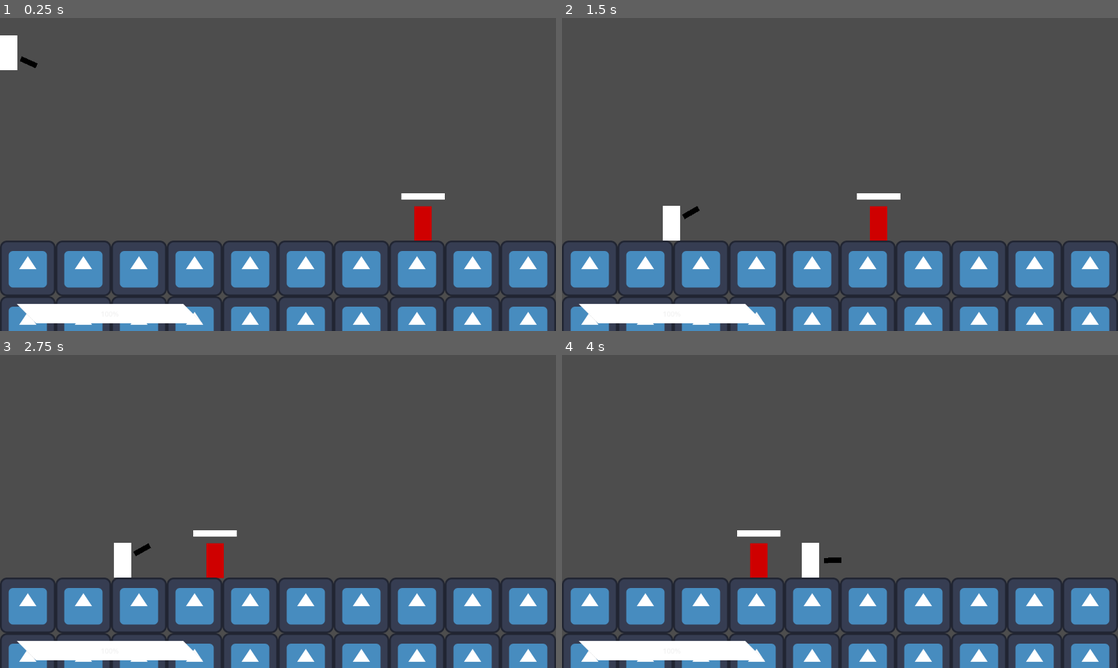
Above: before the commit, frames 1-4 (two rows, left to right).
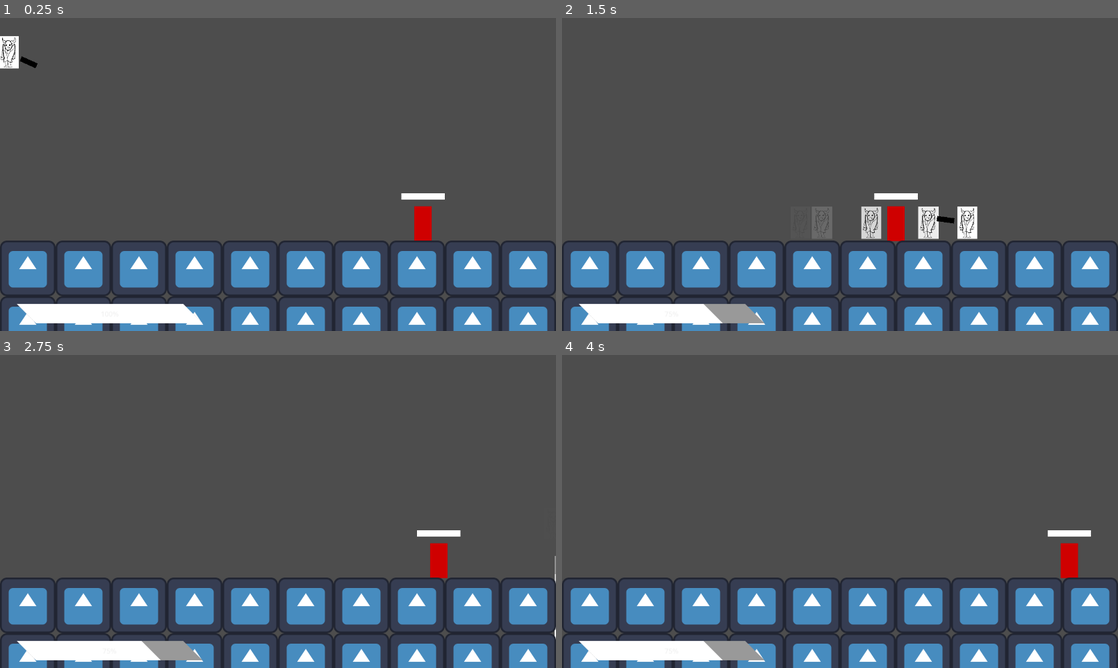
Above: after the commit, the same moments.

Repository: kryscw/Superhero-Project-X
Game: Godot game, scene res://Scenes/main.tscn
Same seed, same stepped clock (60 frames per second), same inputs: the game is played once before the commit and once after it. The engine's default icon, where the game draws it, is replaced by a stand-in: a white triangle on a blue panel in a dark square.
Inputs (mouse positions are in pixels of both pictures, inside the frame that each line leads up to):
- Up to frame 1 (0.25 s): no input
- Up to frame 2 (1.5 s): move the mouse to (962, 158) at 0.52 s; hold D (right) from 0.53 s (still down); right-click (962, 158) at 0.6 s; tap Space (jump) at 0.77 s; move the mouse to (728, 190) at 1.27 s; right-click (728, 190) at 1.35 s
- Up to frame 3 (2.75 s): tap Space (jump) at 1.52 s; move the mouse to (333, 442) at 2.02 s; release D (right) at 2.03 s; hold A (left) from 2.03 s (still down); click (333, 442) at 2.1 s; right-click (333, 442) at 2.3 s
- Up to frame 4 (4 s): move the mouse to (812, 574) at 2.77 s; release A (left) at 2.78 s; hold D (right) from 2.78 s (still down); right-click (812, 574) at 2.85 s; tap Space (jump) at 3.02, 3.77 s; move the mouse to (1006, 558) at 3.52 s; right-click (1006, 558) at 3.6 s

The runs differ from the first frame. In frame 1, 0.2% of the frame differs, in the area x 0-4%, y 5-17%; in frame 2, 2.9%, in the area x 18-75%, y 56-98%; in frame 3, 1.9%; in frame 4, 1.9%.

Commit message:
Afterimages, bla bla

Diff:
--- a/Scenes/Enemy.tscn
+++ b/Scenes/Enemy.tscn
@@ -29,6 +29,8 @@
 size = Vector2(40, 78)
 
 [node name="Enemy" type="CharacterBody2D" unique_id=229272389]
+collision_layer = 2
+collision_mask = 2
 script = ExtResource("1_m1htj")
 
 [node name="ColorRect" type="ColorRect" parent="." unique_id=228674368]
@@ -50,8 +52,8 @@
 show_percentage = false
 
 [node name="damageArea" type="Area2D" parent="." unique_id=1978341778]
-collision_layer = 2
-collision_mask = 2
+collision_layer = 6
+collision_mask = 6
 
 [node name="CollisionShape2D" type="CollisionShape2D" parent="damageArea" unique_id=1790298330]
 shape = SubResource("RectangleShape2D_wovta")
--- a/Scenes/bullet.tscn
+++ b/Scenes/bullet.tscn
@@ -5,7 +5,7 @@
 [sub_resource type="RectangleShape2D" id="RectangleShape2D_vgqql"]
 
 [node name="Bullet" type="CharacterBody2D" unique_id=378807127]
-collision_layer = 2
+collision_layer = 4
 collision_mask = 0
 script = ExtResource("1_xjght")
 
--- /dev/null
+++ b/Scenes/main.gd
@@ -0,0 +1 @@
+extends Node2D
--- a/Scenes/main.tscn
+++ b/Scenes/main.tscn
@@ -1,10 +1,26 @@
 [gd_scene format=3 uid="uid://dht3s2whll8jk"]
 
+[ext_resource type="Script" uid="uid://dax5yhtix6qme" path="res://Scenes/main.gd" id="1_6bp64"]
 [ext_resource type="Script" uid="uid://cmoterefmarvj" path="res://Scenes/player.gd" id="1_jjvhh"]
 [ext_resource type="PackedScene" uid="uid://3birffwrsrtu" path="res://Scenes/Enemy.tscn" id="1_kry3j"]
 [ext_resource type="Script" uid="uid://cb8olv6pxb5w" path="res://Scenes/weapon_rot.gd" id="2_kry3j"]
 [ext_resource type="Texture2D" uid="uid://b2paleomga2u8" path="res://icon.svg" id="3_21xkr"]
 [ext_resource type="Script" uid="uid://ryre07fbbumh" path="res://SuperHero.gd" id="4_6bp64"]
+[ext_resource type="Texture2D" uid="uid://5elboxypj8bh" path="res://Sprites/Screenshot 2026-03-21 at 4.30.51 PM.png" id="4_21xkr"]
+
+[sub_resource type="Gradient" id="Gradient_21xkr"]
+offsets = PackedFloat32Array(0, 0.51229507)
+colors = PackedColorArray(1, 1, 1, 1, 1, 1, 1, 0)
+
+[sub_resource type="GradientTexture1D" id="GradientTexture1D_6bp64"]
+gradient = SubResource("Gradient_21xkr")
+
+[sub_resource type="ParticleProcessMaterial" id="ParticleProcessMaterial_kry3j"]
+particle_flag_disable_z = true
+gravity = Vector3(0, 0, 0)
+scale_min = 0.089999996
+scale_max = 0.089999996
+color_ramp = SubResource("GradientTexture1D_6bp64")
 
 [sub_resource type="StyleBoxFlat" id="StyleBoxFlat_kry3j"]
 skew = Vector2(-1, 0)
@@ -31,16 +47,27 @@
 
 [sub_resource type="TileSet" id="TileSet_vgqql"]
 tile_size = Vector2i(128, 128)
-physics_layer_0/collision_layer = 1
+physics_layer_0/collision_layer = 3
+physics_layer_0/collision_mask = 3
 sources/3 = SubResource("TileSetAtlasSource_cvnsp")
 
-[node name="Node2D" type="Node2D" unique_id=721105279]
+[node name="Main" type="Node2D" unique_id=721105279]
+script = ExtResource("1_6bp64")
 
 [node name="Enemy" parent="." unique_id=229272389 instance=ExtResource("1_kry3j")]
 position = Vector2(1020, 362)
 
 [node name="Player" type="CharacterBody2D" parent="." unique_id=1884285806]
+collision_layer = 3
+collision_mask = 3
 script = ExtResource("1_jjvhh")
+
+[node name="afterImage" type="GPUParticles2D" parent="Player" unique_id=658371361]
+position = Vector2(20, 39)
+emitting = false
+amount = 16
+texture = ExtResource("4_21xkr")
+process_material = SubResource("ParticleProcessMaterial_kry3j")
 
 [node name="CanvasLayer" type="CanvasLayer" parent="Player" unique_id=1480351033]
 
@@ -53,16 +80,10 @@
 theme_override_styles/fill = SubResource("StyleBoxFlat_21xkr")
 value = 100.0
 
-[node name="Sprite2D" type="ColorRect" parent="Player" unique_id=568579575]
-anchors_preset = 8
-anchor_left = 0.5
-anchor_top = 0.5
-anchor_right = 0.5
-anchor_bottom = 0.5
-offset_right = 40.0
-offset_bottom = 80.0
-grow_horizontal = 2
-grow_vertical = 2
+[node name="Sprite2D" type="Sprite2D" parent="Player" unique_id=1137542419]
+position = Vector2(20, 39)
+scale = Vector2(0.089711346, 0.089711346)
+texture = ExtResource("4_21xkr")
 
 [node name="CollisionShape2D" type="CollisionShape2D" parent="Player" unique_id=1563514273]
 position = Vector2(20, 40)
@@ -80,6 +101,8 @@
 color = Color(0, 0, 0, 1)
 
 [node name="Area2D" type="Area2D" parent="Player" unique_id=1190099923]
+collision_layer = 2
+collision_mask = 2
 
 [node name="CollisionShape2D" type="CollisionShape2D" parent="Player/Area2D" unique_id=702342402]
 position = Vector2(20, 40)
--- a/Scenes/player.gd
+++ b/Scenes/player.gd
@@ -25,6 +25,18 @@
 	else:
 		addFriction()
 
+	if Input.is_action_just_pressed("dash") && self.get_collision_layer_value(2) == true:
+		velocity.x += input_dir.x * 1800
+		self.set_collision_layer_value(2, false)
+		self.set_collision_mask_value(2, false)
+		$Area2D/CollisionShape2D.disabled = true
+		$afterImage.emitting = true
+		await get_tree().create_timer(0.5).timeout
+		self.set_collision_layer_value(2, true)
+		self.set_collision_mask_value(2, true)
+		$Area2D/CollisionShape2D.disabled = false
+		$afterImage.emitting = false
+
 	move_and_slide()
 
 
--- a/SuperHero.gd
+++ b/SuperHero.gd
@@ -1,4 +1,6 @@
 extends Node2D
+
+## REF superIndex
 
 var heroes = []
 var villains = []
--- a/project.godot
+++ b/project.godot
@@ -14,6 +14,10 @@
 run/main_scene="uid://dht3s2whll8jk"
 config/features=PackedStringArray("4.6", "Forward Plus")
 config/icon="res://icon.svg"
+
+[autoload]
+
+superIndex="*uid://ryre07fbbumh"
 
 [display]
 
@@ -46,6 +50,7 @@
 dash={
 "deadzone": 0.2,
 "events": [Object(InputEventMouseButton,"resource_local_to_scene":false,"resource_name":"","device":-1,"window_id":0,"a …(259 unchanged characters)…
+, Object(InputEventKey,"resource_local_to_scene":false,"resource_name":"","device":-1,"window_id":0,"alt_pressed":false,"shift_pressed":false,"ctrl_pressed":false,"meta_pressed":false,"pressed":false,"keycode":0,"physical_keycode":67,"key_label":0,"unicode":99,"location":0,"echo":false,"script":null)
 ]
 }
 
Not shown: 1 places in Scenes/Enemy.tscn that only renumber resources
Not shown, added: Scenes/main.gd.uid
Binary file added: Sprites/Screenshot 2026-03-21 at 4.30.51 PM.png
Not shown, added: Sprites/Screenshot 2026-03-21 at 4.30.51 PM.png.import
